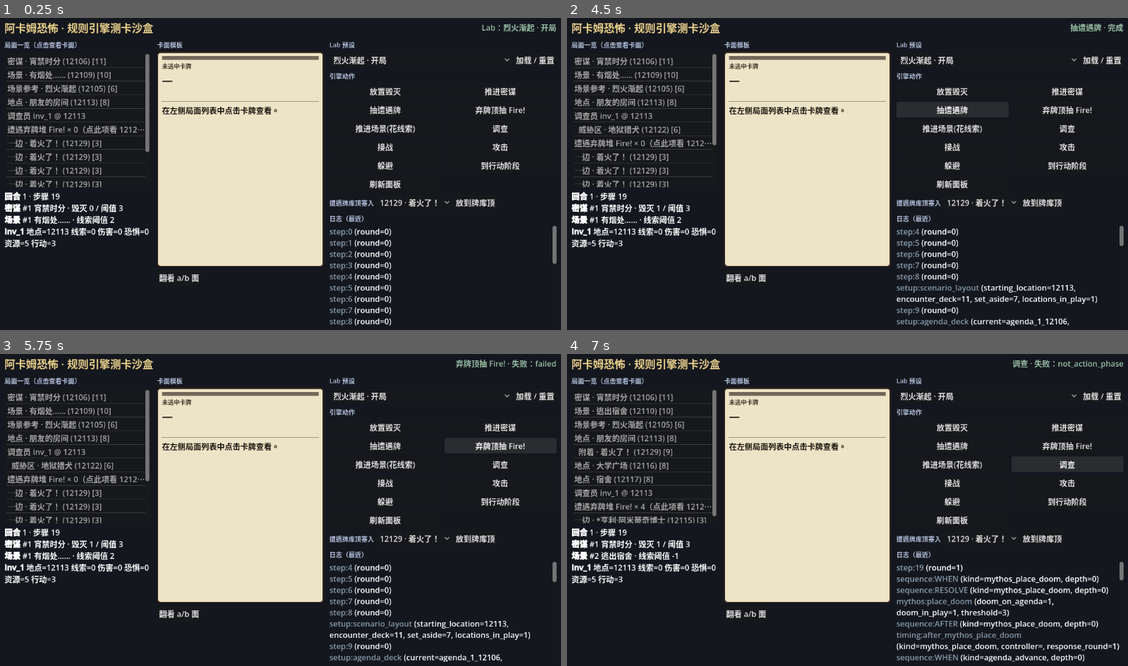
Above: before the commit, frames 1-4 (two rows, left to right).
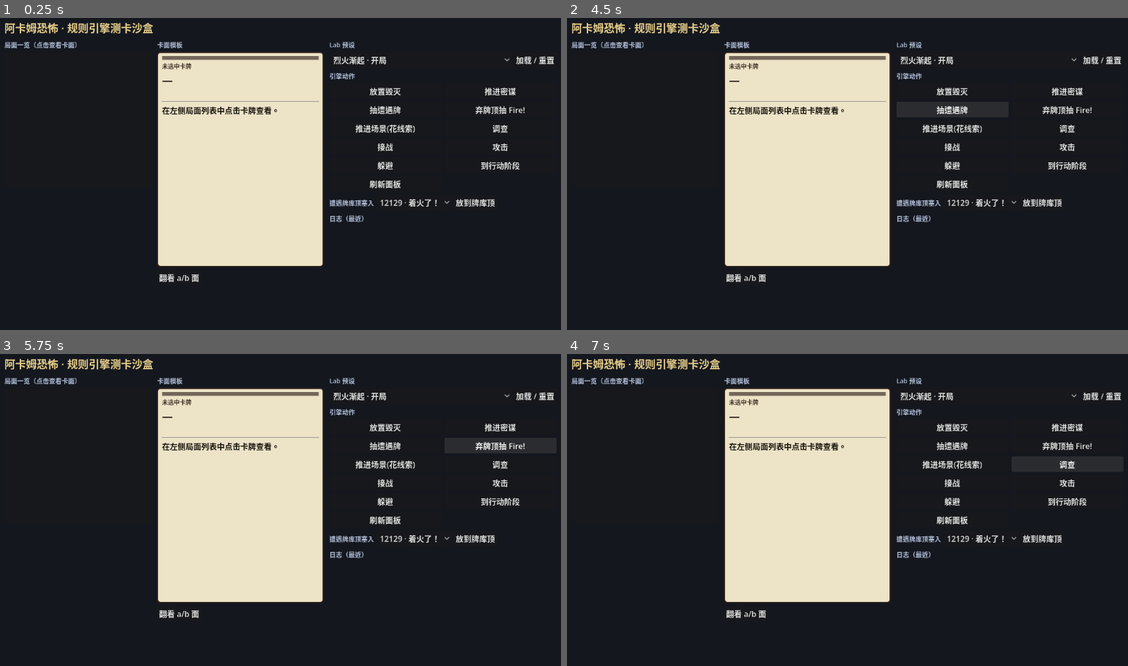
Above: after the commit, the same moments.

Repository: BlastMasterCreeper/arkhamhorror
Game: Godot game, scene res://ui/sandbox/sandbox.tscn
Same seed, same stepped clock (60 frames per second), same inputs: the game is played once before the commit and once after it.
Inputs:
- Up to frame 1 (0.25 s): no input
- Up to frame 2 (4.5 s): click "翻看 a/b 面" at 0.5 s; click "烈火渐起 · 开局" at 1.25 s; click "加载 / 重置" at 2 s; click "放置毁灭" at 2.75 s; click "推进密谋" at 3.5 s; click "抽遭遇牌" at 4.25 s
- Up to frame 3 (5.75 s): click "弃牌顶抽 Fire!" at 5 s
- Up to frame 4 (7 s): click "推进场景(花线索)" at 5.75 s; click "调查" at 6.5 s

The runs differ from the first frame. In frame 1, 5.0% of the frame differs, in the area x 0-100%, y 1-99%; in frame 2, 5.6%; in frame 3, 5.7%; in frame 4, 6.9%.
Error after the commit: Parse Error: Could not resolve class "EnemyDefeatResolver", because of a parser error. (res://rules/subsystems/enemy_system.gd:335)

Commit message:
Wire enemy defeat timing for 12132 and related Forced cards.
Add seq.enemy.defeat, install triggers on spawn, discard controlled
assets after enemy_attack, and compile 12116/12122/12132.

Co-authored-by: BlastMasterCreeper <BlastMasterCreeper@users.noreply.github.com>

Diff:
--- a/bootstrap/sequence_catalog_bootstrap.gd
+++ b/bootstrap/sequence_catalog_bootstrap.gd
@@ -305,6 +305,18 @@
 			return TriggeringCondition.enemy_attack(enemy_id, target),
 		func(game_ctx: GameContext, params: Dictionary) -> Dictionary:
 			return EnemyPhaseFlow.attack(game_ctx, params)
+	)
+	catalog.register_run(
+		&"seq.enemy.defeat",
+		func(params: Dictionary) -> TriggeringCondition:
+			return TriggeringCondition.enemy_defeated(
+				params.get("enemy_id", &"") as StringName,
+				params.get("location_id", &"") as StringName,
+				params.get("definition_id", &"") as StringName
+			),
+		func(_game_ctx: GameContext, _params: Dictionary) -> Dictionary:
+			## WHEN/AFTER 钩子：离场 L0 在 catalog.run 返回后由 EnemyDefeatResolver 执行。
+			return {"ok": true}
 	)
 
 
--- a/core/timing/effect_flow_handlers.gd
+++ b/core/timing/effect_flow_handlers.gd
@@ -277,8 +277,10 @@
 	var out: Array[StringName] = []
 	if game_ctx == null or game_ctx.state == null:
 		return out
+	var at_filter := StringName(str(params.get("at", "")))
+	if at_filter == &"controlled_assets":
+		return _controlled_asset_candidates(game_ctx, inv_id)
 	var trait_filter := str(params.get("trait", "")).strip_edges()
-	var at_filter := StringName(str(params.get("at", "")))
 	var loc_id := &""
 	if at_filter == &"controller_location" or at_filter == &"your_location":
 		var inv := game_ctx.state.registry.get_investigator(inv_id)
@@ -296,6 +298,24 @@
 		if trait_filter != "" and not _matches_trait_or_title(card.id.definition_id, trait_filter):
 			continue
 		out.append(enemy_id)
+	return out
+
+
+static func _controlled_asset_candidates(
+	game_ctx: GameContext,
+	inv_id: StringName
+) -> Array[StringName]:
+	var out: Array[StringName] = []
+	var inv := game_ctx.state.registry.get_investigator(inv_id)
+	if inv == null:
+		return out
+	for card_id in inv.play_area:
+		var card := game_ctx.state.registry.get_card(card_id)
+		if card == null:
+			continue
+		if CardRegistry.card_type(card.id.definition_id) != &"asset":
+			continue
+		out.append(card_id)
 	return out
 
 
--- a/core/timing/enemy_phase_flow.gd
+++ b/core/timing/enemy_phase_flow.gd
@@ -94,14 +94,19 @@
 			continue
 		if enemy.engaged_with != investigator_id:
 			continue
-		attack(
-			game_ctx,
-			{
-				"enemy_id": enemy_id,
-				"target_investigator": investigator_id,
-				"exhaust_after": true,
-			}
-		)
+		var params := {
+			"enemy_id": enemy_id,
+			"target_investigator": investigator_id,
+			"exhaust_after": true,
+		}
+		## 经 catalog.nest 发出 enemy_attack WHEN/AFTER（卡面 Forced 可订阅）。
+		if (
+			game_ctx.sequence_catalog != null
+			and game_ctx.sequence_catalog.has_flow(&"seq.enemy.attack")
+		):
+			game_ctx.sequence_catalog.nest(game_ctx, &"seq.enemy.attack", params)
+		else:
+			attack(game_ctx, params)
 		attack_count += 1
 	if game_ctx.log != null:
 		game_ctx.log.log(
--- a/core/timing/triggering_condition.gd
+++ b/core/timing/triggering_condition.gd
@@ -439,6 +439,26 @@
 	return t
 
 
+## 敌人被击败（defeat）· WHEN/AFTER 在离场前收集（06 §3.2.4）。
+static func enemy_defeated(
+	enemy_id: StringName,
+	location_id: StringName = &"",
+	definition_id: StringName = &"",
+	after_timing: StringName = &"after_enemy_defeated"
+) -> TriggeringCondition:
+	var t := TriggeringCondition.new()
+	t.id = StringName("enemy_defeated_%s_%d" % [enemy_id, Time.get_ticks_msec()])
+	t.kind = &"enemy_defeated"
+	t.tags = [&"enemy", &"defeat"]
+	t.after_timing = after_timing
+	t.payload = {
+		"enemy_id": enemy_id,
+		"location_id": location_id,
+		"definition_id": definition_id,
+	}
+	return t
+
+
 static func discover_clue(
 	inv_id: StringName,
 	location_id: StringName,
--- a/data/arkhamdb/imported/core_2026_encounter.json
+++ b/data/arkhamdb/imported/core_2026_encounter.json
@@ -6,7 +6,7 @@
     "skipped": 0,
     "ability_compile_summary": {
       "segment_total": 90,
-      "compiled_total": 46,
+      "compiled_total": 48,
       "by_kind": {
         "action": 26,
         "forced": 27,
@@ -20,8 +20,10 @@
         "seq": 5,
         "resign": 4,
         "engage_from_connecting": 1,
+        "nest_move_connecting": 1,
         "discard_from_hand": 2,
         "draw": 2,
+        "discard_card": 1,
         "choice_must": 3,
         "enter_threat_area": 3,
         "take_horror": 3,
@@ -584,6 +586,18 @@
         "body": "During your turn, if there are exactly 1 or 2 investigators in the game: Move to a connecting location. (Group limit once per round.)",
         "index": 0
       }
+    ],
+    "compiled_abilities": [
+      {
+        "segment_index": 0,
+        "register_as": "free",
+        "ability_id": "free:0",
+        "ability_kind": "free",
+        "window": "during_your_turn",
+        "status": "partial",
+        "condition": "investigators_in_game_1_or_2",
+        "template": "nest_move_connecting"
+      }
     ]
   },
   "12117": {
@@ -889,6 +903,23 @@
         "body": "Choose and discard 1 asset you control.",
         "trigger": "After Hellhound attacks you during the enemy phase",
         "index": 0
+      }
+    ],
+    "compiled_abilities": [
+      {
+        "segment_index": 0,
+        "register_as": "forced",
+        "ability_id": "forced:0",
+        "ability_kind": "forced",
+        "status": "full",
+        "trigger": "After Hellhound attacks you during the enemy phase",
+        "template": "discard_card",
+        "amount": 1,
+        "mode": "choose",
+        "at": "controlled_assets",
+        "match_kind": "enemy_attack",
+        "phase": "AFTER",
+        "timing": "after_enemy_attack"
       }
     ]
   },
@@ -1503,12 +1534,15 @@
         "register_as": "forced",
         "ability_id": "forced:0",
         "ability_kind": "forced",
-        "status": "effect_only",
+        "status": "full",
         "trigger": "When this enemy is defeated",
         "template": "take_horror",
         "amount": 1,
         "direct": false,
-        "target": "each_at_source_location"
+        "target": "each_at_source_location",
+        "match_kind": "enemy_defeated",
+        "phase": "WHEN",
+        "timing": "when_enemy_defeated"
       }
     ]
   },
--- a/rules/abilities/triggered_ability_service.gd
+++ b/rules/abilities/triggered_ability_service.gd
@@ -317,10 +317,18 @@
 func _trigger_applies(descriptor: TriggeredAbilityDescriptor) -> bool:
 	if descriptor == null or _ctx == null or _ctx.sequences == null:
 		return true
-	if CardRegistry.card_type(descriptor.definition_id) != &"location":
-		return true
 	var trigger := _ctx.sequences.current_trigger()
 	if trigger == null:
+		return true
+	## 敌人击败 Forced：仅本实例源卡响应。
+	if descriptor.match_kind == &"enemy_defeated":
+		var defeated_id: StringName = trigger.payload.get("enemy_id", &"") as StringName
+		return defeated_id != &"" and defeated_id == descriptor.source_id
+	## 敌人攻击 AFTER：仅本实例攻击源。
+	if descriptor.match_kind == &"enemy_attack":
+		var attacker_id: StringName = trigger.payload.get("enemy_id", &"") as StringName
+		return attacker_id != &"" and attacker_id == descriptor.source_id
+	if CardRegistry.card_type(descriptor.definition_id) != &"location":
 		return true
 	var loc: StringName = trigger.payload.get("location_id", &"") as StringName
 	if loc == &"":
--- a/rules/combat/enemy_defeat_resolver.gd
+++ b/rules/combat/enemy_defeat_resolver.gd
@@ -31,9 +31,37 @@
 		return {"ok": false, "defeated": false}
 	if enemy.damage < enemy.health:
 		return {"ok": true, "defeated": false}
+	var location_id := enemy.location_tag
+	var definition_id := _definition_id(game_ctx, enemy_id)
+	## 先收集 When/After defeated（仍 WHILE_IN_PLAY），再离场。
+	if (
+		game_ctx.sequence_catalog != null
+		and game_ctx.sequence_catalog.has_flow(&"seq.enemy.defeat")
+	):
+		game_ctx.sequence_catalog.run(
+			game_ctx,
+			&"seq.enemy.defeat",
+			{
+				"enemy_id": enemy_id,
+				"location_id": location_id,
+				"definition_id": definition_id,
+			}
+		)
+	return _finalize_defeat(game_ctx, enemy_id, definition_id)
+
+
+static func _finalize_defeat(
+	game_ctx: GameContext,
+	enemy_id: StringName,
+	definition_id: StringName = &""
+) -> Dictionary:
+	if game_ctx.state.registry.get_enemy(enemy_id) == null:
+		return {"ok": false, "defeated": false}
 	_clear_engagement(game_ctx, enemy_id)
 	DoomedResolver.try_on_defeat(game_ctx, enemy_id)
 	var routed := _route_after_defeat(game_ctx, enemy_id)
+	if game_ctx.triggered_abilities != null:
+		game_ctx.triggered_abilities.uninstall_by_source(enemy_id)
 	game_ctx.state.registry.unregister_enemy(enemy_id)
 	if game_ctx.log != null:
 		game_ctx.log.log(
@@ -42,14 +70,24 @@
 			{"enemy_id": enemy_id, "victory_display": routed.get("victory_display", false)}
 		)
 	var card := game_ctx.state.registry.get_card(enemy_id)
+	var def_id := definition_id
+	if def_id == &"" and card != null:
+		def_id = card.id.definition_id
 	if card != null and bool(routed.get("victory_display", false)):
-		ScenarioObjectiveFlow.check_enemy_defeated(game_ctx, card.id.definition_id)
+		ScenarioObjectiveFlow.check_enemy_defeated(game_ctx, def_id)
 	return {
 		"ok": true,
 		"defeated": true,
 		"enemy_id": enemy_id,
 		"victory_display": routed.get("victory_display", false),
 	}
+
+
+static func _definition_id(game_ctx: GameContext, enemy_id: StringName) -> StringName:
+	var card := game_ctx.state.registry.get_card(enemy_id)
+	if card != null:
+		return card.id.definition_id
+	return enemy_id
 
 
 static func discard_from_play(game_ctx: GameContext, enemy_id: StringName) -> Dictionary:
@@ -60,6 +98,8 @@
 		return {"ok": false, "discarded": false}
 	_clear_engagement(game_ctx, enemy_id)
 	_route_to_discard(game_ctx, enemy_id)
+	if game_ctx.triggered_abilities != null:
+		game_ctx.triggered_abilities.uninstall_by_source(enemy_id)
 	game_ctx.state.registry.unregister_enemy(enemy_id)
 	if game_ctx.log != null:
 		game_ctx.log.log(
--- a/rules/subsystems/enemy_system.gd
+++ b/rules/subsystems/enemy_system.gd
@@ -215,6 +215,9 @@
 	var card := _state.registry.get_card(card_id)
 	if card != null:
 		card.zone = AhcEnums.Zone.PLAY_AREA
+	## ENTER_PLAY：安装 Forced / Reaction 等 WHILE_IN_PLAY 触发能力。
+	if game_ctx != null and game_ctx.triggered_abilities != null:
+		ScenarioDeckSetup.install_triggered_abilities(game_ctx, card_id)
 
 
 func _drawer_location_tag(drawer_id: StringName) -> StringName:
--- a/tests/run_headless.gd
+++ b/tests/run_headless.gd
@@ -107,6 +107,11 @@
 	_run_test("ADB-52 compile 12119 reaction draw", _test_adb_compile_12119)
 	_run_test("ADB-53 compile 12120 draw three", _test_adb_compile_12120)
 	_run_test("ADB-54 12120 activate draws three", _test_adb_12120_draw_three)
+	_run_test("ADB-55 compile 12116 fast move inv count", _test_adb_compile_12116)
+	_run_test("ADB-56 compile 12132 enemy defeated forced", _test_adb_compile_12132)
+	_run_test("ADB-57 12132 defeat deals location horror", _test_adb_12132_defeat_horror)
+	_run_test("ADB-58 compile 12122 after attack discard asset", _test_adb_compile_12122)
+	_run_test("ADB-59 12122 phase attack discards asset", _test_adb_12122_discard_asset)
 	_run_test("ADB-01 import core 2026 packs", _test_adb_import_counts)
 	_run_test("ADB-02 import asset cost and skills", _test_adb_asset_local_map)
 	_run_test("ADB-03 import weakness subtype", _test_adb_weakness_in_harms_way)
@@ -2406,6 +2411,124 @@
 	)
 
 
+func _test_adb_compile_12116() -> bool:
+	ArkhamDbCardLoader.load_imported_file("res://data/arkhamdb/imported/core_2026_encounter.json")
+	var compiled := CardRegistry.compiled_abilities(&"12116")
+	if compiled.is_empty():
+		return false
+	var entry: Dictionary = compiled[0]
+	return (
+		entry.get("register_as", "") == "free"
+		and entry.get("template", "") == "nest_move_connecting"
+		and entry.get("condition", "") == "investigators_in_game_1_or_2"
+		and entry.get("window", "") == "during_your_turn"
+		and CardRegistry.has_triggered(&"12116")
+	)
+
+
+func _test_adb_compile_12132() -> bool:
+	ArkhamDbCardLoader.load_imported_file("res://data/arkhamdb/imported/core_2026_encounter.json")
+	var compiled := CardRegistry.compiled_abilities(&"12132")
+	if compiled.is_empty():
+		return false
+	var entry: Dictionary = compiled[0]
+	return (
+		entry.get("register_as", "") == "forced"
+		and entry.get("template", "") == "take_horror"
+		and entry.get("target", "") == "each_at_source_location"
+		and entry.get("match_kind", "") == "enemy_defeated"
+		and str(entry.get("phase", "")).to_upper() == "WHEN"
+		and entry.get("status", "") == "full"
+		and CardRegistry.has_triggered(&"12132")
+	)
+
+
+func _test_adb_12132_defeat_horror() -> bool:
+	var h := RuleTestHarness.new(42)
+	ArkhamDbCardLoader.load_imported_file("res://data/arkhamdb/imported/core_2026_encounter.json")
+	if not h.prepare_action_phase():
+		return false
+	if not h.ctx.sequence_catalog.has_flow(&"seq.enemy.defeat"):
+		return false
+	GameBootstrap.setup_investigator_at_location(h.ctx, &"inv_2", &"test_loc")
+	var inv1 := h.ctx.state.registry.get_investigator(&"inv_1")
+	var inv2 := h.ctx.state.registry.get_investigator(&"inv_2")
+	inv1.location_tag = &"test_loc"
+	inv1.horror_taken = 0
+	inv2.horror_taken = 0
+	var enemy_id := GameBootstrap.add_encounter_enemy_to_deck(
+		h.ctx,
+		&"12132",
+		{"enemy": {"fight": 1, "evade": 1, "health": 1, "damage": 1, "horror": 0}}
+	)
+	var spawn := h.ctx.enemy.spawn_at_location(h.ctx, enemy_id, &"test_loc")
+	if not spawn.get("ok", false):
+		return false
+	## 致死伤 → defeat → Forced WHEN 同地点各 1 恐惧。
+	var defeat := EnemyDefeatResolver.deal_damage(h.ctx, enemy_id, 1)
+	return (
+		bool(defeat.get("defeated", false))
+		and inv1.horror_taken == 1
+		and inv2.horror_taken == 1
+		and h.ctx.state.registry.get_enemy(enemy_id) == null
+	)
+
+
+func _test_adb_compile_12122() -> bool:
+	ArkhamDbCardLoader.load_imported_file("res://data/arkhamdb/imported/core_2026_encounter.json")
+	var compiled := CardRegistry.compiled_abilities(&"12122")
+	if compiled.is_empty():
+		return false
+	var entry: Dictionary = compiled[0]
+	return (
+		entry.get("register_as", "") == "forced"
+		and entry.get("template", "") == "discard_card"
+		and entry.get("at", "") == "controlled_assets"
+		and entry.get("match_kind", "") == "enemy_attack"
+		and str(entry.get("phase", "")).to_upper() == "AFTER"
+		and entry.get("status", "") == "full"
+		and CardRegistry.has_triggered(&"12122")
+	)
+
+
+func _test_adb_12122_discard_asset() -> bool:
+	var h := RuleTestHarness.new(42)
+	ArkhamDbCardLoader.load_imported_file("res://data/arkhamdb/imported/core_2026_encounter.json")
+	if not h.prepare_action_phase():
+		return false
+	var inv := h.ctx.state.registry.get_investigator(&"inv_1")
+	inv.location_tag = &"test_loc"
+	inv.damage_taken = 0
+	## 控制区放一张 asset。
+	var asset_id := h.ctx.state.registry.allocate_instance_id(&"card")
+	CardRegistry.register_definition(&"test_asset_122", {"card_type": &"asset"})
+	var eid := EntityId.create(AhcEnums.EntityKind.PLAYER_CARD, asset_id, &"test_asset_122")
+	var asset := CardInstance.new()
+	asset.id = eid
+	asset.owner_id = &"inv_1"
+	asset.controller_id = &"inv_1"
+	asset.zone = AhcEnums.Zone.PLAY_AREA
+	h.ctx.state.registry.register_card(asset)
+	inv.play_area.append(asset_id)
+	var enemy_id := GameBootstrap.add_encounter_enemy_to_deck(
+		h.ctx,
+		&"12122",
+		{"enemy": {"fight": 2, "evade": 2, "health": 2, "damage": 1, "horror": 0}}
+	)
+	var spawn := h.ctx.enemy.spawn_engaged(h.ctx, enemy_id, &"inv_1")
+	if not spawn.get("ok", false):
+		return false
+	h.ctx.enemy_phase.run_phase_attacks(h.ctx, &"inv_1")
+	var asset_card := h.ctx.state.registry.get_card(asset_id)
+	return (
+		inv.damage_taken == 1
+		and not inv.play_area.has(asset_id)
+		and asset_card != null
+		and asset_card.zone == AhcEnums.Zone.DISCARD
+		and inv.discard.has(asset_id)
+	)
+
+
 func _test_seq_eff_discard_bystander() -> bool:
 	var h := RuleTestHarness.new(42)
 	ArkhamDbCardLoader.load_imported_file("res://data/arkhamdb/imported/core_2026_encounter.json")
Not shown, changed: docs/design/19-core-2026-translation-roadmap.md
Not shown, changed: tools/arkhamdb_abilities.py
